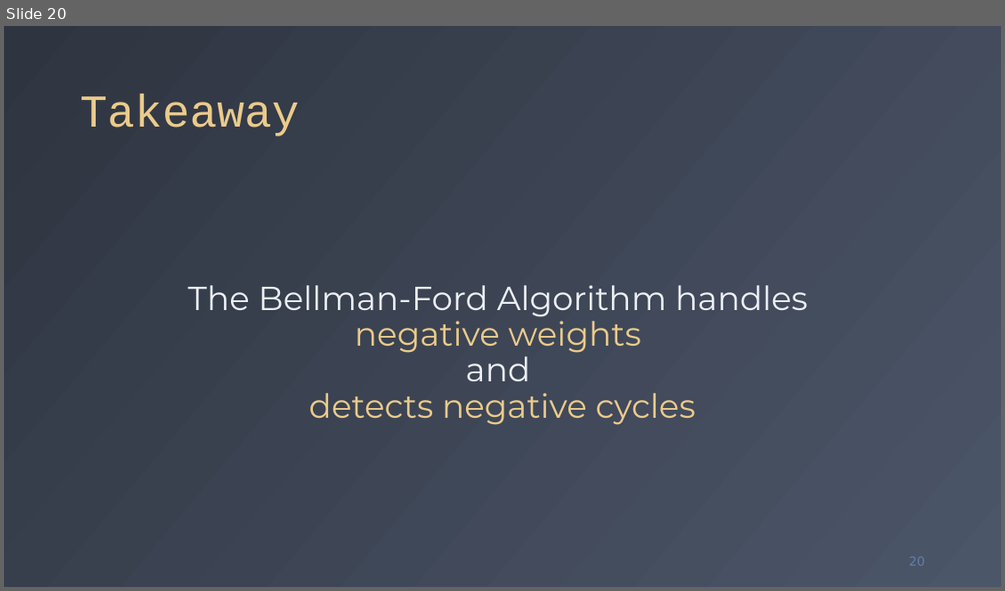
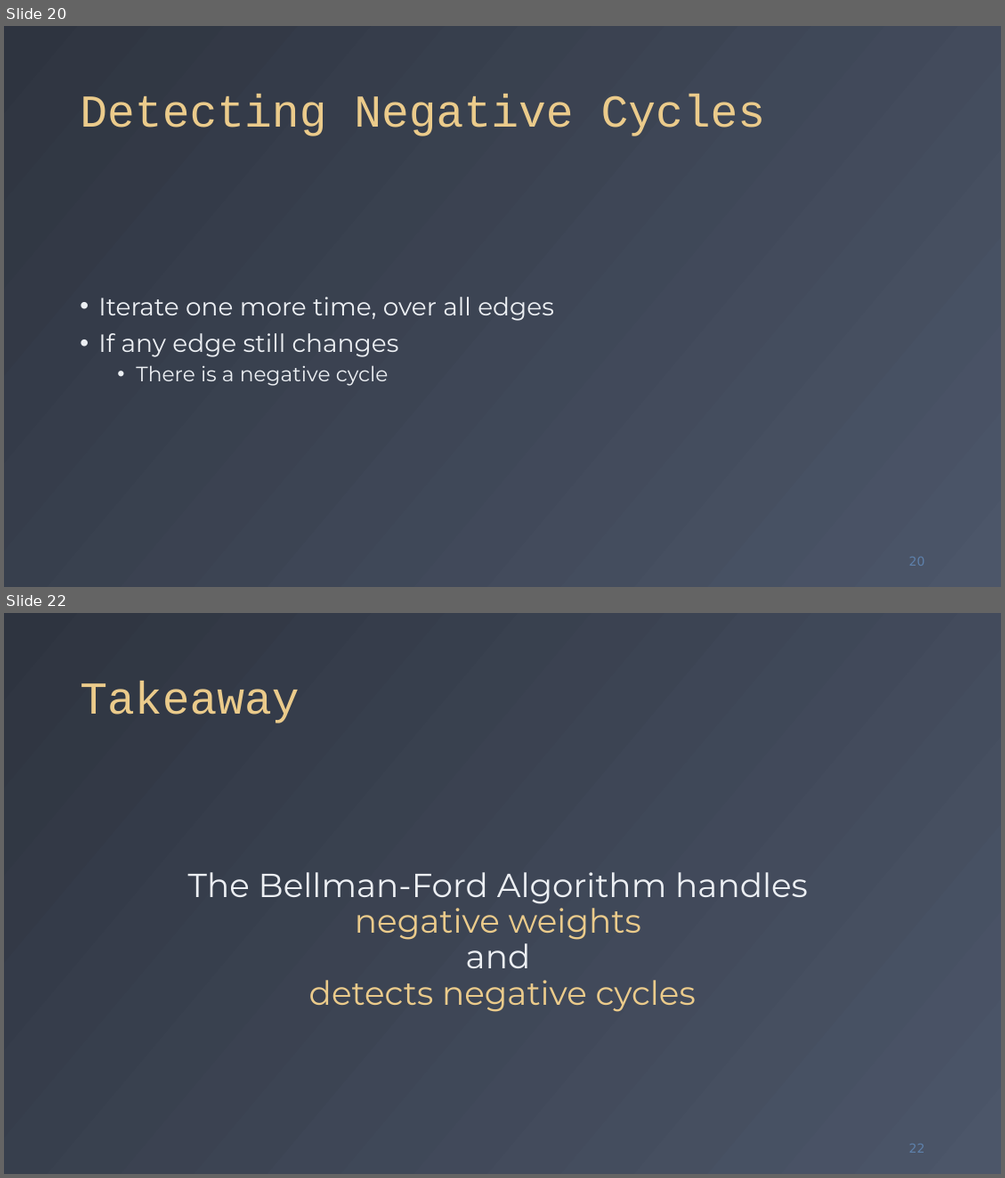
Before and after one commit to fchauvel/ntnu-idata2302-website, a slide deck: source/graphs/shortest_path/_static/shortest_path.pptx. Shown one above the other, each under a label of ours: slide 20 before the commit, slides 20 and 22 after it; the slides between them are not shown. The pictures are 1005x591 and 1005x1178 pixels, drawn with LibreOffice and Linux fonts; fonts in the diff are those of the drawing. Boxes give left, top, right and bottom in pixels: in the first picture for what was removed or moved away, otherwise in the second. Text is boxed around its words. In the diff, an @@ line names an element or a change of style, - is before the commit and + after.

```diff
--- a/source/graphs/shortest_path/_static/shortest_path.pptx
+++ b/source/graphs/shortest_path/_static/shortest_path.pptx
@@ slide 20 added at (4,26,1001,587), background gradient #2E3440 to #4C5669 @@
@@ title added at (80,94,766,136), 44 pt, text #EBCB8B @@
+Detecting Negative Cycles
@@ text added at (98,297,554,386), 24 pt, text #ECEFF3 @@
+• Iterate one more time, over all edges
+• If any edge still changes
+  • There is a negative cycle
@@ page number added at (909,556,925,565), 12 pt, text #5E81AC @@
+20
@@ what was slide 20 is now slide 22 @@
@@ page number at (909,1143,925,1152): text changed @@
-20
+22
```
Also in this commit, not shown: 7 slides changed, 2 other slides added, 2 other files.
